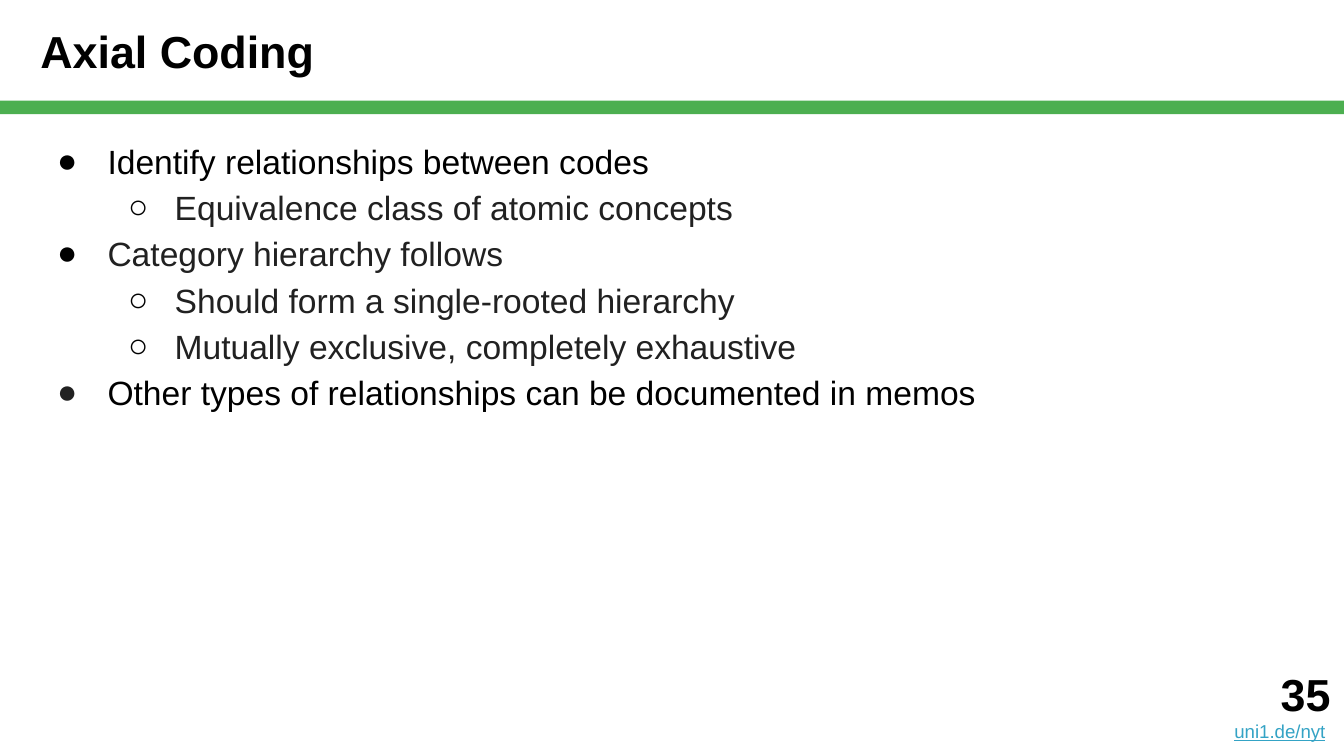
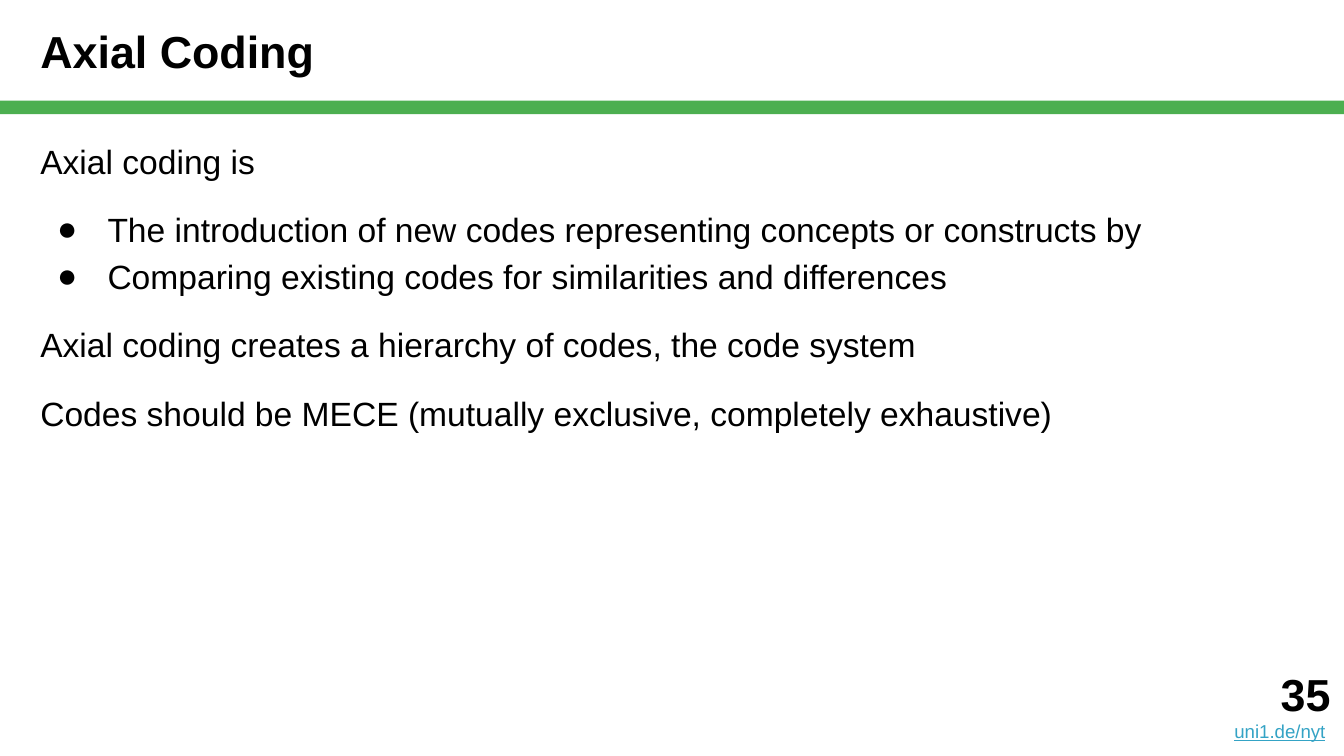
Before and after one commit to dirkriehle/nyt-course, a slide deck: slide 35 of Lecture slides/NYT B03 - Qualitative Data Analysis.pptx. Drawn at 1344x756 pixels with LibreOffice and Linux fonts; fonts in the diff are those of the drawing. Boxes give left, top, right and bottom in pixels: in the first picture for what was removed or moved away, otherwise in the second. Text is boxed around its words. In the diff, an @@ line names an element or a change of style, - is before the commit and + after.

```diff
--- a/Lecture slides/NYT B03 - Qualitative Data Analysis.pptx
+++ b/Lecture slides/NYT B03 - Qualitative Data Analysis.pptx
@@ text at [40, 149, 1141, 432]: text changed; text colour #212121 to #000000 @@
-● Identify relationships between codes
-  ○ Equivalence class of atomic concepts
-● Category hierarchy follows
-  ○ Should form a single-rooted hierarchy
-  ○ Mutually exclusive, completely exhaustive
-● Other types of relationships can be documented in memos
+Axial coding is
+● The introduction of new codes representing concepts or constructs by
+● Comparing existing codes for similarities and differences
+Axial coding creates a hierarchy of codes, the code system
+Codes should be MECE (mutually exclusive, completely exhaustive)
```
Also in this commit, not shown: 13 other slides changed, 4 slides added, 3 slides removed, 1 other file.
